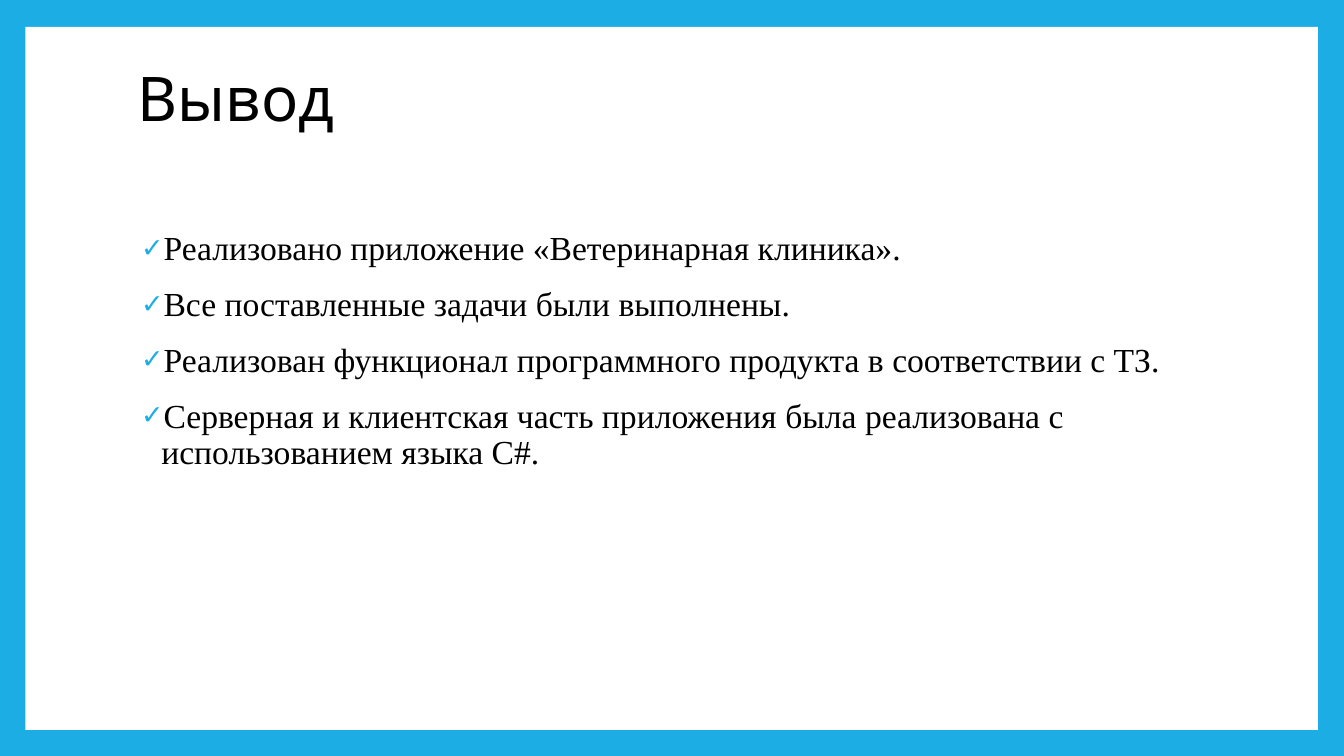
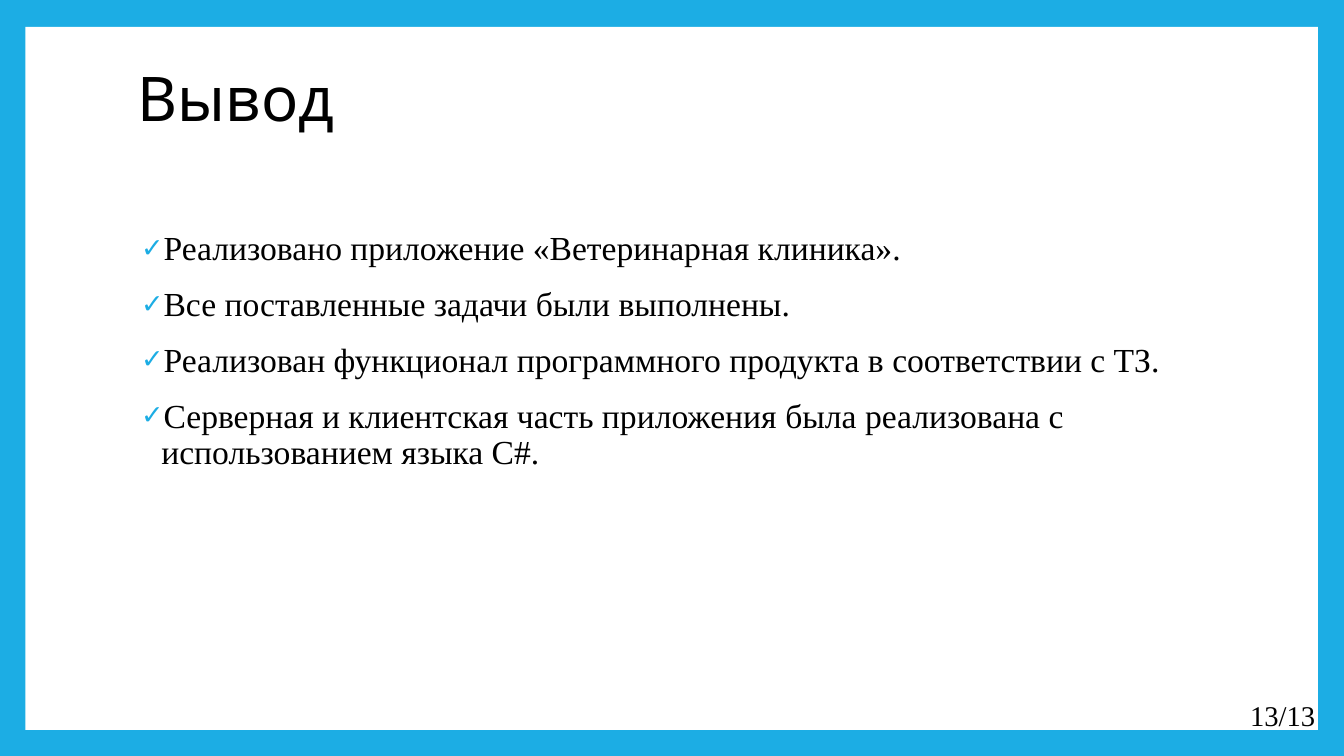
Before and after one commit to fallan-git/Veterinary, a slide deck: slide 13 of Dop_info/Чиин - курсовая.pptx. Drawn at 1344x756 pixels with LibreOffice and Linux fonts; fonts in the diff are those of the drawing. Boxes give left, top, right and bottom in pixels: in the first picture for what was removed or moved away, otherwise in the second. Text is boxed around its words. In the diff, an @@ line names an element or a change of style, - is before the commit and + after.

```diff
--- a/Dop_info/Чиин - курсовая.pptx
+++ b/Dop_info/Чиин - курсовая.pptx
@@ text added at (1250,707,1315,732), 20.4 pt, text #000000 @@
+13/13
```
Also in this commit, not shown: 11 other slides changed.
